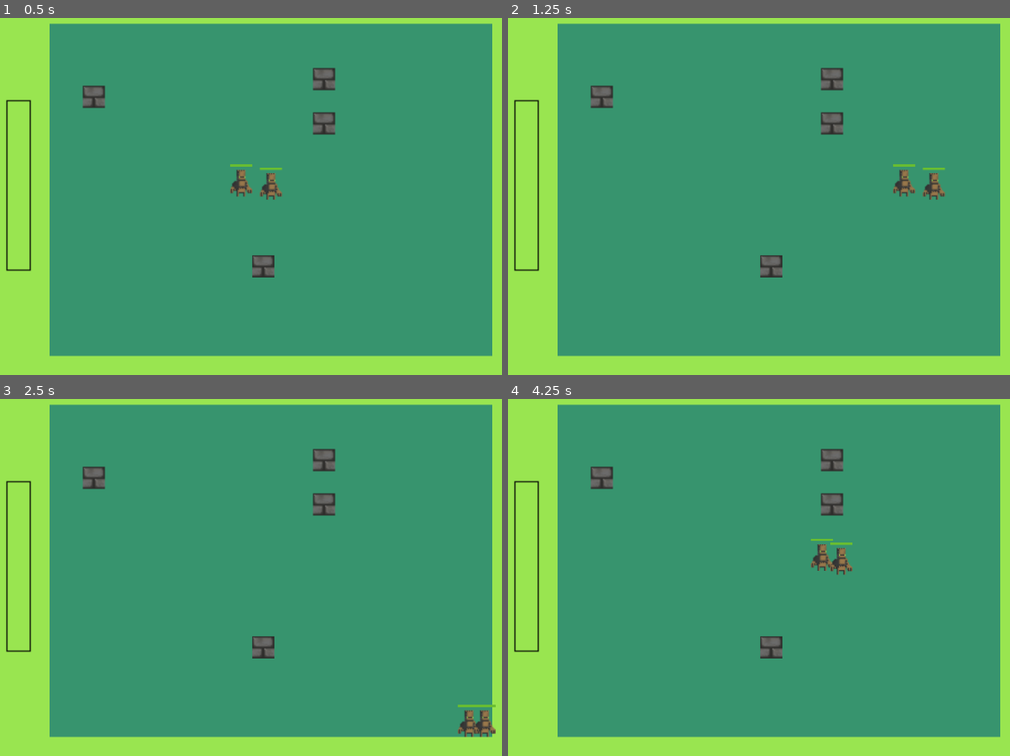
Above: before the commit, frames 1-4 (two rows, left to right).
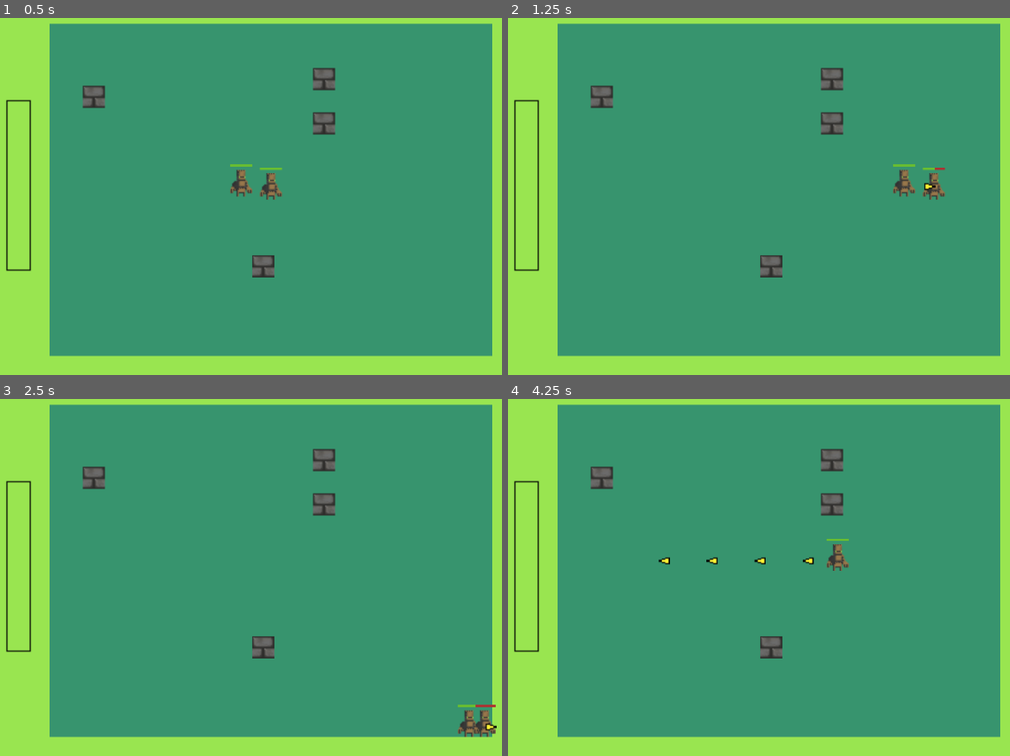
Above: after the commit, the same moments.

Repository: ossimon/Monomachia
Game: Godot game, scene res://scenes/levels/default_level/default_level.tscn
Two runs of this game, one before a commit and one after it. Both use one fixed random seed, a clock stepped at 60 frames per second and the inputs below.
Inputs (mouse positions are in pixels of both pictures, inside the frame that each line leads up to):
- Up to frame 1 (0.5 s): no input
- Up to frame 2 (1.25 s): tap Enter at 0.5 s; move the mouse to (934, 171) at 0.52 s; press the mouse at (934, 171) at 0.53 s; hold D (Move right) from 0.53 s (still down)
- Up to frame 3 (2.5 s): move the mouse to (130, 591) at 1.27 s; release D (Move right) at 1.28 s; release the mouse at (130, 591) at 1.28 s; hold S (Move down) 1.28-2.03 s; click (130, 591) at 1.35 s; move the mouse to (341, 484) at 2.02 s; press the mouse at (341, 484) at 2.03 s; hold D (Move right) from 2.03 s (still down)
- Up to frame 4 (4.25 s): move the mouse to (743, 648) at 2.77 s; release D (Move right) at 2.78 s; release the mouse at (743, 648) at 2.78 s; hold W (Move up) 2.78-3.53 s; click (743, 648) at 2.85 s; move the mouse to (989, 631) at 3.52 s; press the mouse at (989, 631) at 3.53 s; hold A (Move left) from 3.53 s (still down)

Frame 1 is identical in both runs. In frame 2, less than 0.1% of the frame differs, in the area x 82-88%, y 41-49%; in frame 3, less than 0.1%; in frame 4, 0.6%, in the area x 29-69%, y 39-50%.
Error before the commit: Parse Error: Preload file "res://Projectiles/Bullet/bullet.tscn" does not exist. (res://scenes/levels/default_level/default_level.gd:3)

Commit message:
Bullet path fix

Diff:
--- a/scenes/levels/default_level/default_level.gd
+++ b/scenes/levels/default_level/default_level.gd
@@ -1,6 +1,6 @@
 extends Sprite2D
 
-var bullet_scene: PackedScene = preload("res://Projectiles/Bullet/bullet.tscn")
+var bullet_scene: PackedScene = preload("res://scenes/Projectiles/Bullet/bullet.tscn")
 
 signal player_bullet
 
Not shown: 1 places in scenes/Projectiles/Bullet/bullet.tscn that only renumber resources
